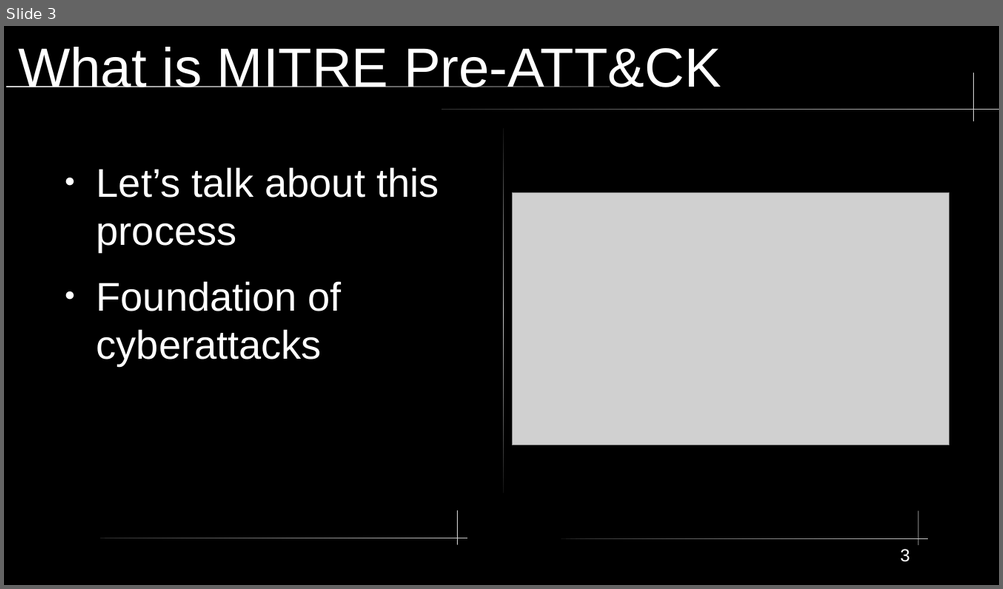
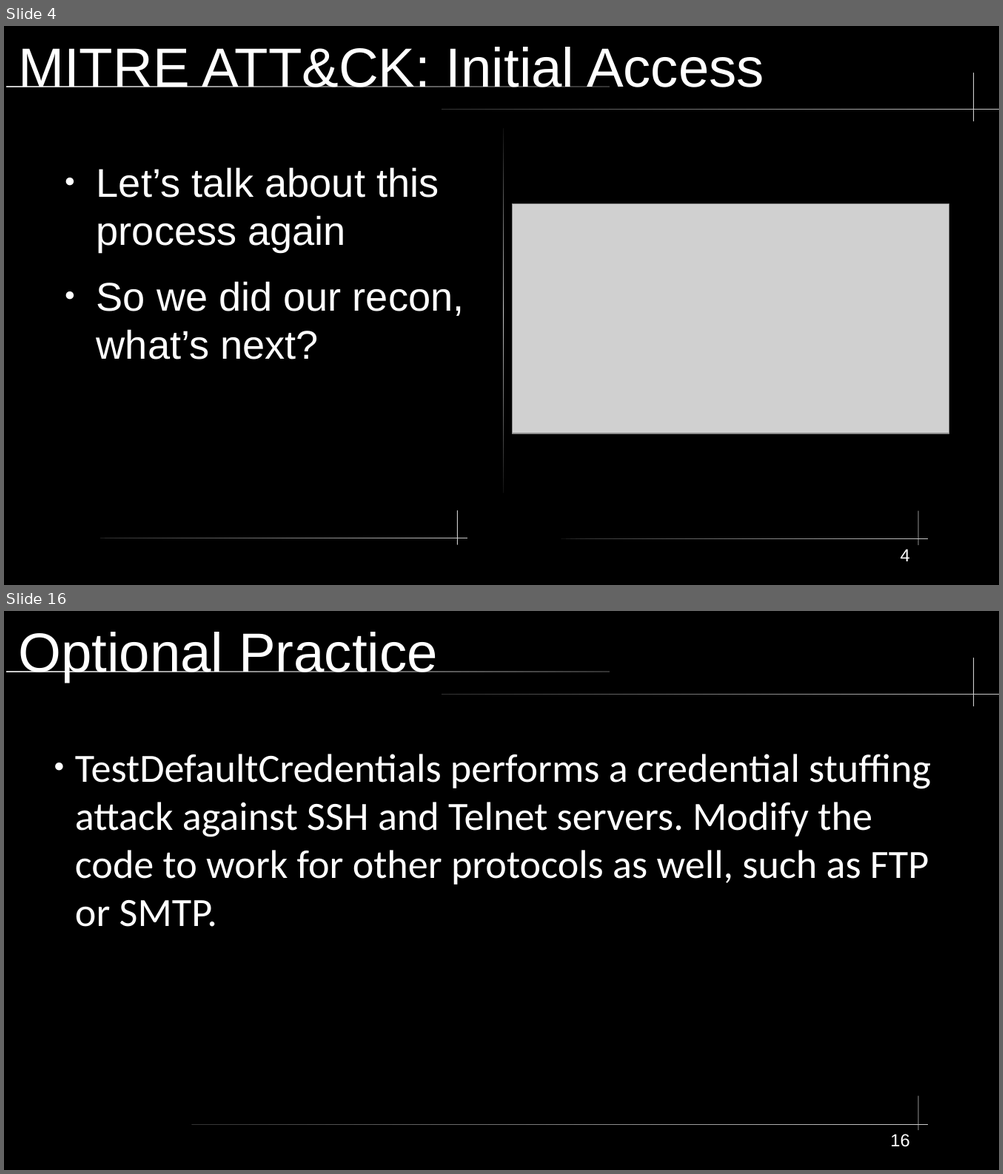
Before and after one commit to xXxSpicyBoiiixXx/COMPSFI-212, a slide deck: Cyber-Chapters/Chapter-2/Chapter2.odp. Shown one above the other, each under a label of ours: slide 3 before the commit, slides 4 and 16 after it; the slides between them are not shown. The pictures are 1003x589 and 1003x1174 pixels, drawn with LibreOffice and Linux fonts; fonts in the diff are those of the drawing; grey boxes stand for pictures. Boxes give left, top, right and bottom in pixels: in the first picture for what was removed or moved away, otherwise in the second. Text is boxed around its words. In the diff, an @@ line names an element or a change of style, - is before the commit and + after.

```diff
--- a/Cyber-Chapters/Chapter-2/Chapter2.odp
+++ b/Cyber-Chapters/Chapter-2/Chapter2.odp
@@ slide 16 added at (4, 611, 999, 1170), background #000000; not listed: 4 template elements that a slide beside it also shows @@
@@ title added at (18, 632, 438, 682), 44 pt, text #FFFFFF @@
+Optional Practice
@@ text added at (75, 754, 930, 927), 32 pt, text #FFFFFF @@
+● TestDefaultCredentials performs a credential stuffing attack against SSH and Telnet servers. Modify the code to work for other protocols as well, such as FTP or SMTP.
@@ rounded rectangle added at (192, 1125, 928, 1125), fill gradient #333333 to #CCCCCC @@
@@ page number added at (890, 1134, 909, 1147), 14 pt, text #FFFFFF @@
+16
@@ what was slide 3 is now slide 4 @@
@@ slide 4 changed as well @@
@@ title at (18, 47, 764, 87): text changed @@
-What is MITRE Pre-ATT&CK
+MITRE ATT&CK: Initial Access
@@ text at (96, 167, 464, 360): text changed @@
-● Let’s talk about this process
-● Foundation of cyberattacks
+● Let’s talk about this process again
+● So we did our recon, what’s next?
@@ picture: place and size @@
-picture at (512, 193, 949, 446)
+picture at (512, 204, 949, 434)
@@ page number at (900, 549, 910, 562): text changed @@
-3
+4
```
Also in this commit, not shown: 1 other slide changed, 15 other slides added, 19 slides removed, 10 other files.
